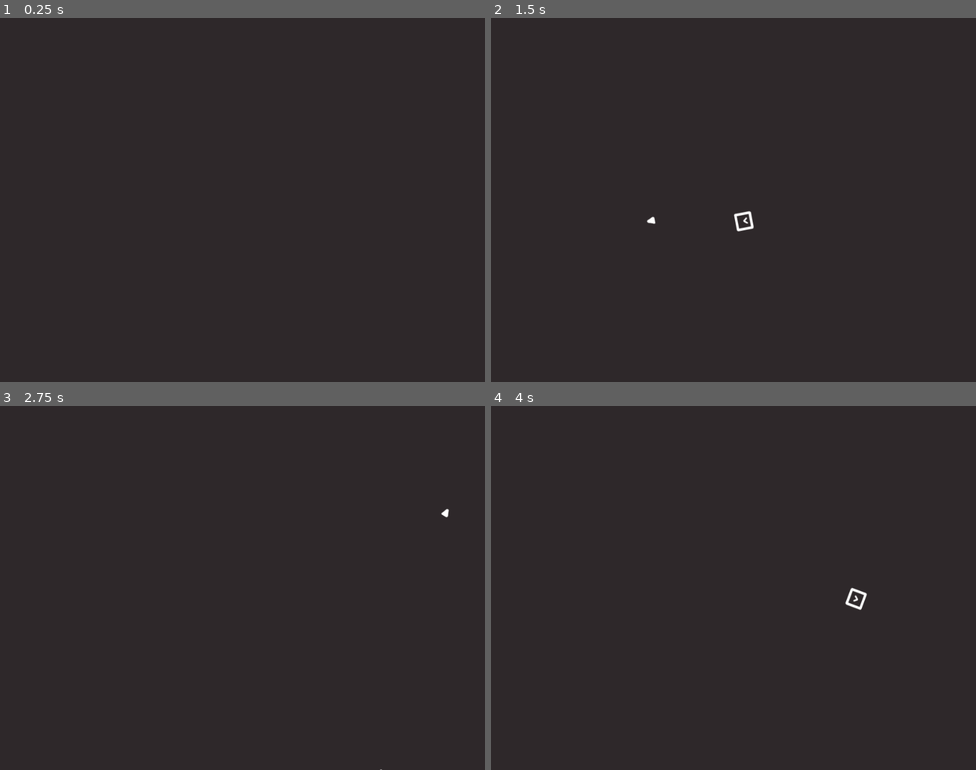
Above: before the commit, frames 1-4 (two rows, left to right).
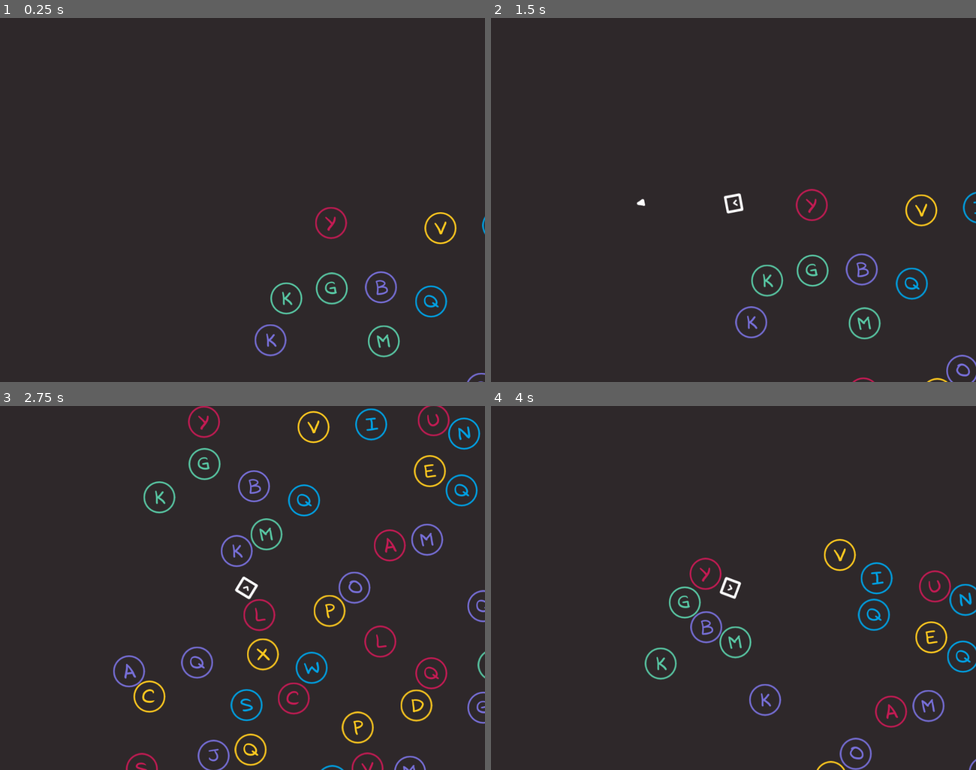
Above: after the commit, the same moments.

Repository: gontzalve/SSLS
Game: Godot game, scene res://scenes/game/main/main.tscn
Two runs of this game, one before a commit and one after it. Both use one fixed random seed, a clock stepped at 60 frames per second and the inputs below.
Inputs (mouse positions are in pixels of both pictures, inside the frame that each line leads up to):
- Up to frame 1 (0.25 s): no input
- Up to frame 2 (1.5 s): tap Enter at 0.5 s; move the mouse to (840, 181) at 0.52 s; hold D (move_right) 0.53-1.28 s; click (840, 181) at 0.6 s; tap Space at 1.25 s; move the mouse to (636, 218) at 1.27 s; hold S (move_down) from 1.28 s (still down); click (636, 218) at 1.35 s
- Up to frame 3 (2.75 s): move the mouse to (291, 507) at 2.02 s; release S (move_down) at 2.03 s; hold D (move_right) from 2.03 s (still down); tap Mouse wheel up (zoom_in) at 2.1 s; click (291, 507) at 2.3 s
- Up to frame 4 (4 s): move the mouse to (709, 660) at 2.77 s; release D (move_right) at 2.78 s; hold W (move_up) 2.78-3.53 s; tap Mouse wheel down (zoom_out) at 2.85 s; click (709, 660) at 3.05 s; move the mouse to (879, 642) at 3.52 s; hold A (move_left) from 3.53 s (still down); click (879, 642) at 3.6 s

The runs differ from the first frame. In frame 1, 1.4% of the frame differs, in the area x 52-100%, y 51-100%; in frame 2, 1.9%; in frame 3, 5.9%, in the area x 23-100%, y 0-100%; in frame 4, 3.0%.

Commit message:
Improve bullet-letter collision feedback

Diff:
--- a/scenes/game/bullet/bullet.gd
+++ b/scenes/game/bullet/bullet.gd
@@ -2,6 +2,7 @@
 
 
 @export var initial_impulse: float
+@export var push_force_magnitude: float
 
 
 func _ready() -> void:
@@ -14,7 +15,11 @@
 
 
 func _on_body_entered(body: Node) -> void:
-	print(body.name)
+	if body.is_in_group("letters"):
+		var push_velocity: Vector2 = (body.position - position) * push_force_magnitude
+		body.on_bullet_collision(push_velocity)
+	queue_free()
+	pass
 
 
 func _set_initial_rotation(direction: Vector2) -> void:
--- a/scenes/game/bullet/bullet.tscn
+++ b/scenes/game/bullet/bullet.tscn
@@ -16,6 +16,7 @@
 contact_monitor = true
 script = ExtResource("1_sfwpg")
 initial_impulse = 1500.0
+push_force_magnitude = 100.0
 
 [node name="BulletShape" type="CollisionShape2D" parent="."]
 position = Vector2(-1, 0)
--- a/scenes/game/camera/camera_shake.gd
+++ b/scenes/game/camera/camera_shake.gd
@@ -7,5 +7,5 @@
 
 
 # Called every frame. 'delta' is the elapsed time since the previous frame.
-func _process(delta: float) -> void:
+func _process(_delta: float) -> void:
 	pass
--- a/scenes/game/letter/letter.gd
+++ b/scenes/game/letter/letter.gd
@@ -6,9 +6,11 @@
 @export var friction: Vector2
 
 var assigned_letter_char: String
+var assigned_color: Color
 
 const LETTER_GROUP_NAME: String = "letters"
 const CLOSE_TO_ZERO_SPEED: float = 3
+const MAX_SPEED: float = 200
 
 
 func _physics_process(delta: float) -> void:
@@ -27,9 +29,8 @@
 
 
 func set_initial_color() -> void:
-	var random_color: Color = color_palette_data.get_random_color_for_letter()
-	$LetterSprite.modulate = random_color
-	$Outline.modulate = random_color
+	assigned_color = color_palette_data.get_random_color_for_letter()
+	_set_color(assigned_color)
 
 
 func set_texture(letter_char: String) -> void:
@@ -41,11 +42,35 @@
 	var collision: KinematicCollision2D = move_and_collide(velocity * delta)
 	if collision:
 		if collision.get_collider().is_in_group(LETTER_GROUP_NAME):
-			var collision_speed: float = velocity.length() * 0.6
+			var collision_speed: float = velocity.length() * 0.75
 			collision.get_collider().velocity = collision_speed * -collision.get_normal()
+
+
+func on_bullet_collision(push_velocity: Vector2) -> void:
+	_receive_push(push_velocity)
+	_execute_flash_sequence()
+
+
+func _receive_push(push_velocity: Vector2) -> void:
+	var next_velocity = velocity + push_velocity
+	if next_velocity.length() <= MAX_SPEED:
+		velocity = next_velocity
+	else:
+		velocity = next_velocity.normalized() * MAX_SPEED
+
+
+func _execute_flash_sequence() -> void:
+	_set_color(Color.WHITE)
+	await get_tree().create_timer(0.2).timeout
+	_set_color(assigned_color)
 
 
 func _apply_friction(delta: float) -> void:
 	if velocity.length() < CLOSE_TO_ZERO_SPEED:
 		velocity = Vector2.ZERO
 	velocity -= sign(velocity) * friction * delta
+
+
+func _set_color(color: Color) -> void:
+	$LetterSprite.modulate = color
+	$Outline.modulate = color
--- a/scenes/game/letter/letter.tscn
+++ b/scenes/game/letter/letter.tscn
@@ -17,7 +17,7 @@
 color_palette_data = ExtResource("2_lpad2")
 letter_textures_data = ExtResource("3_pbucg")
 force_magnitude = 15.0
-friction = Vector2(150, 150)
+friction = Vector2(320, 320)
 
 [node name="LetterSprite" type="Sprite2D" parent="."]
 scale = Vector2(0.75, 0.75)
--- a/scenes/game/levels/level.gd
+++ b/scenes/game/levels/level.gd
@@ -12,8 +12,8 @@
 
 func _ready() -> void:
 	pass
-	#_initialize_grid()
-	#load_word_level(0)
+	_initialize_grid()
+	load_word_level(0)
 
 
 func load_word_level(index: int) -> void:
--- a/scenes/game/main/main.tscn
+++ b/scenes/game/main/main.tscn
@@ -10,8 +10,9 @@
 [node name="main" type="Node2D"]
 script = ExtResource("1_e8hqi")
 
-[node name="GameCamera" parent="." instance=ExtResource("2_vxcp5")]
+[node name="GameCamera" parent="." node_paths=PackedStringArray("follow_target_node") instance=ExtResource("2_vxcp5")]
 unique_name_in_owner = true
+follow_target_node = NodePath("../Player")
 
 [node name="Level" parent="." instance=ExtResource("1_dps4s")]
 unique_name_in_owner = true
--- a/scenes/game/main/main_controller.gd
+++ b/scenes/game/main/main_controller.gd
@@ -1,35 +1,53 @@
 extends Node2D
+
+var player: Node2D
+var game_cursor: Node2D
+var game_camera: Node2D
+var bullet_factory: Node2D
 
 
 func _ready() -> void:
+	_get_references()
 	_connect_to_signals()
-	%GameCursor.hide_cursor()
+	_setup_scene()
 	await get_tree().create_timer(0.5).timeout
 	_start_game()
 
 
-func _connect_to_signals() -> void:
-	%Player.appeared.connect(_on_player_appeared)
-	%Player.shot_fired.connect(_on_player_shot_fired)
-	%GameCamera.zoomed_in.connect(_on_game_camera_zoomed_in)
-	%GameCamera.zoomed_out.connect(_on_game_camera_zoomed_out)
+func _setup_scene() -> void:
+	player.initialize()
+	game_cursor.hide_cursor()
+
+
+func _start_game() -> void:
+	player.appear_at(Vector2.ZERO)
 
 
 func _on_player_appeared() -> void:
-	%GameCursor.show_cursor()
-
-
-func _start_game() -> void:
-	%Player.appear_at(Vector2.ZERO)
+	game_cursor.show_cursor()
 
 
 func _on_player_shot_fired(spawn_pos: Vector2, direction: Vector2) -> void:
-	%BulletFactory.create_bullet(spawn_pos, direction)
+	bullet_factory.create_bullet(spawn_pos, direction)
 
 
 func _on_game_camera_zoomed_in() -> void:
-	%GameCursor.set_big_cursor()
+	game_cursor.set_big_cursor()
 
 
 func _on_game_camera_zoomed_out() -> void:
-	%GameCursor.set_small_cursor()
+	game_cursor.set_small_cursor()
+
+
+func _get_references() -> void:
+	player = %Player
+	game_cursor = %GameCursor
+	game_camera = %GameCamera
+	bullet_factory = %BulletFactory
+
+
+func _connect_to_signals() -> void:
+	player.appeared.connect(_on_player_appeared)
+	player.shot_fired.connect(_on_player_shot_fired)
+	game_camera.zoomed_in.connect(_on_game_camera_zoomed_in)
+	game_camera.zoomed_out.connect(_on_game_camera_zoomed_out)
--- a/scenes/game/player/player.gd
+++ b/scenes/game/player/player.gd
@@ -6,7 +6,7 @@
 @export var movement_speed: float
 @export var movement_acceleration: float
 
-var has_appeared: bool = false
+var has_appeared: bool
 
 const MOVE_LEFT_ACTION: String = "move_left"
 const MOVE_RIGHT_ACTION: String = "move_right"
@@ -17,19 +17,28 @@
 
 
 func _ready() -> void:
-	scale = Vector2.ZERO
+	pass
 
 
 func _process(delta: float) -> void:
 	if not has_appeared:
 		return
 	_check_movement_input(delta)
-	_check_shooting_input(delta)
+	_check_shooting_input()
 	_check_rotation()
+
+
+func initialize() -> void:
+	has_appeared = false
+	scale = Vector2.ZERO
 
 
 func appear_at(pos: Vector2) -> void:
 	position = pos
+	_tween_up_scale()
+
+
+func _tween_up_scale() -> void:
 	var tween: Tween = create_tween()
 	var tweener: PropertyTweener
 	tweener = tween.tween_property(self, "scale", Vector2.ONE, 0.2)
@@ -50,9 +59,14 @@
 	velocity = velocity.move_toward(target_velocity, movement_acceleration * delta)
 	var collision: KinematicCollision2D = move_and_collide(velocity * delta)
 	if collision:
-		var collision_speed: float = velocity.length() * 0.6
-		collision.get_collider().velocity = collision_speed * -collision.get_normal()
-#		velocity = velocity.bounce(collision.get_normal()) * 0.2
+		if collision.get_collider().is_in_group("letters"):
+			_handle_collision_with_letter(collision)
+
+
+func _handle_collision_with_letter(collision: KinematicCollision2D) -> void:
+	var collision_speed: float = velocity.length() * 0.75
+	collision.get_collider().velocity = collision_speed * -collision.get_normal()
+	# velocity = velocity.bounce(collision.get_normal()) * 0.2
 
 
 func _get_movement_direction() -> Vector2:
@@ -61,7 +75,7 @@
 	return direction.normalized()
 
 
-func _check_shooting_input(delta: float) -> void:
+func _check_shooting_input() -> void:
 	if Input.is_action_just_pressed(SHOOT_ACTION):
 		var shooting_dir: Vector2 = _get_shooting_direction()
 		_shoot(shooting_dir)
